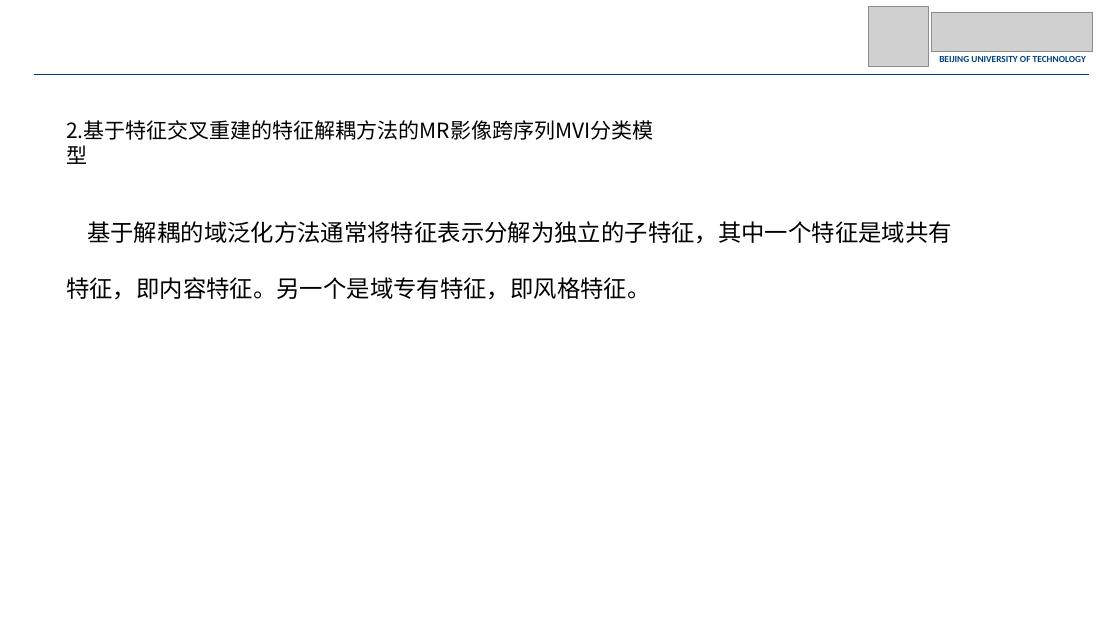
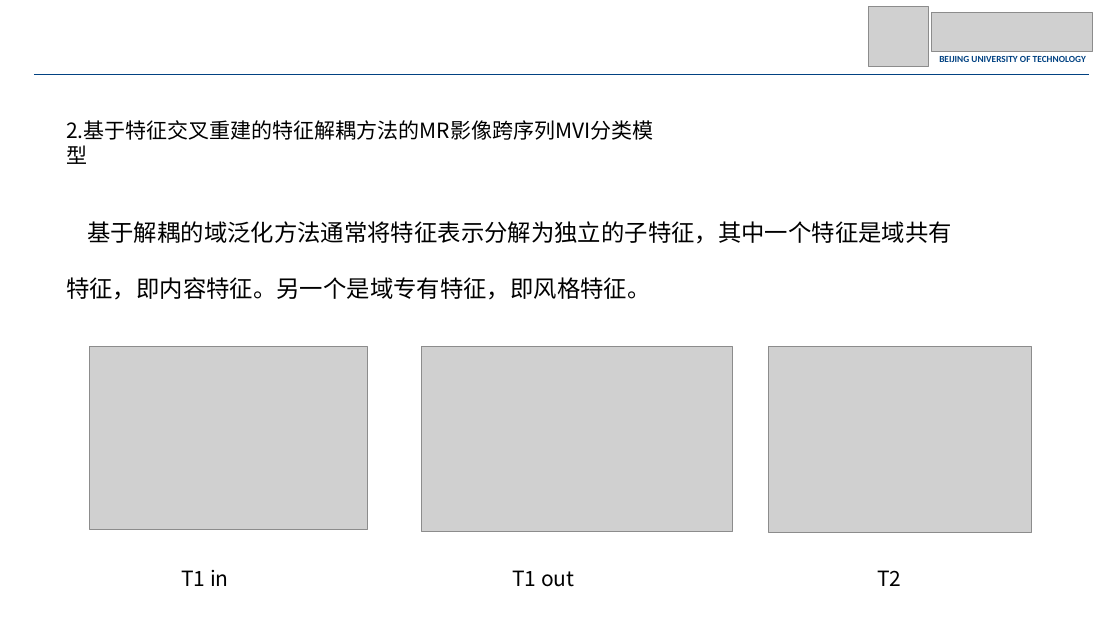
Before and after one commit to JohnnyM1ng/dissertation-proposal, a slide deck: slide 18 of 开题/开题_1210.pptx. Drawn at 1120x630 pixels with LibreOffice and Linux fonts; fonts in the diff are those of the drawing; grey boxes stand for pictures. Boxes give left, top, right and bottom in pixels: in the first picture for what was removed or moved away, otherwise in the second. Text is boxed around its words. In the diff, an @@ line names an element or a change of style, - is before the commit and + after.

```diff
--- a/开题/开题_1210.pptx
+++ b/开题/开题_1210.pptx
@@ picture added at box(90, 346, 367, 529) @@
@@ picture added at box(421, 346, 733, 531) @@
@@ picture added at box(769, 346, 1031, 532) @@
@@ text added at box(181, 570, 229, 586), 18 pt, text #000000 @@
+T1 in
@@ text added at box(512, 570, 574, 587), 18 pt, text #000000 @@
+T1 out
@@ text added at box(877, 570, 901, 586), 18 pt, text #000000 @@
+T2
```
Also in this commit, not shown: 2 other slides changed, 2 other files.
